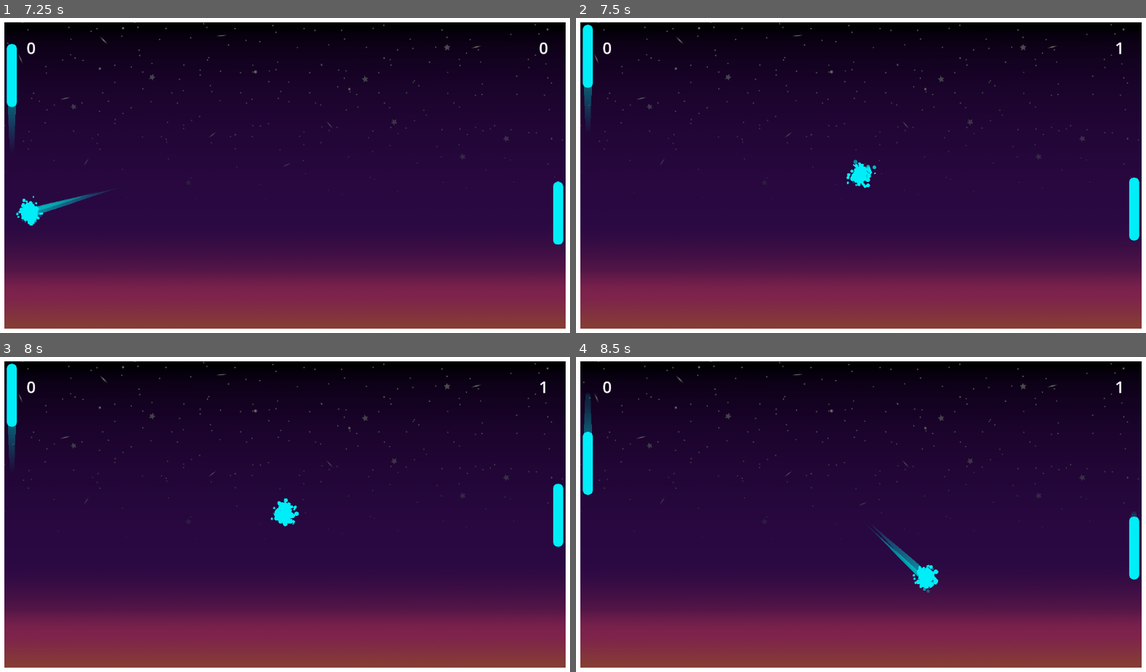
Above: before the commit, frames 1-4 (two rows, left to right).
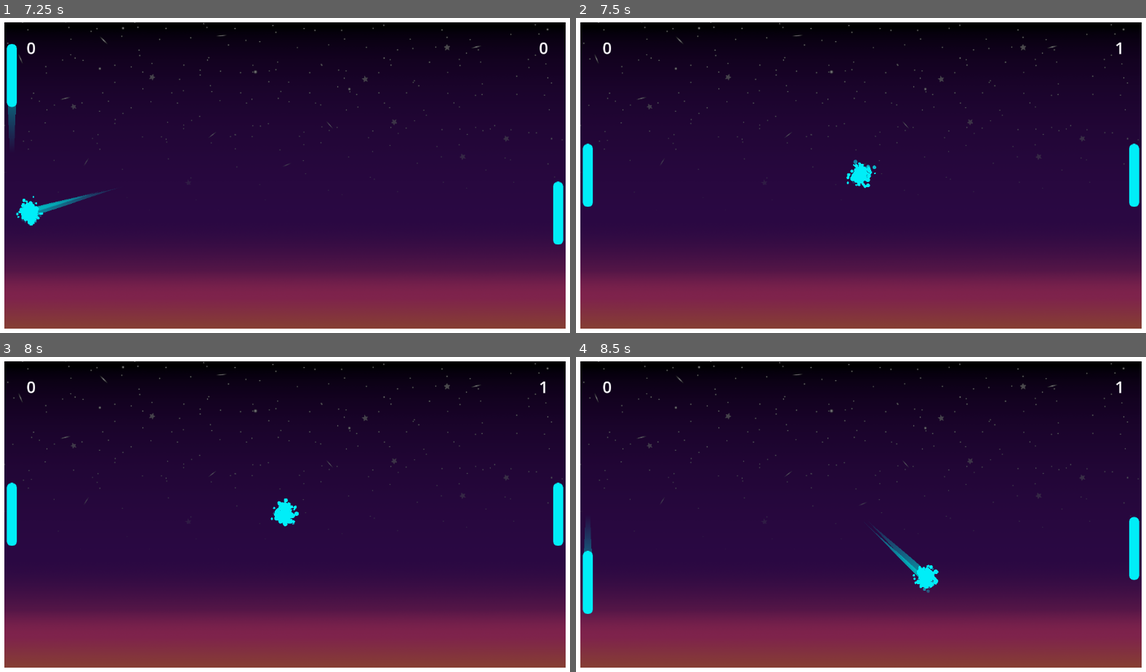
Above: after the commit, the same moments.

Repository: Jcodefox/Fox-Pong
Game: Godot game, scene res://scenes/main_scene.tscn
Two runs of this game, one before a commit and one after it. Both use one fixed random seed, a clock stepped at 60 frames per second and the inputs below.
Inputs:
- Up to frame 1 (7.25 s): hold W (p1_up) 0.53-1.28 s; hold S (p1_down) 1.28-2.03 s; hold W (p1_up) 2.03-3.53 s; hold S (p1_down) 3.53-5.78 s; hold W (p1_up) from 5.78 s (still down)
- Up to frame 2 (7.5 s): keep holding W (p1_up)
- Up to frame 3 (8 s): keep holding W (p1_up)
- Up to frame 4 (8.5 s): release W (p1_up) at 8.03 s; hold S (p1_down) from 8.03 s (still down)

Frame 1 is identical in both runs. In frame 2, 1.3% of the frame differs, in the area x 1-99%, y 2-71%; in frame 3, 0.9%; in frame 4, 1.0%.

Commit message:
Reset paddles between matches

Diff:
--- a/scripts/paddle.gd
+++ b/scripts/paddle.gd
@@ -5,6 +5,8 @@
 @export var player: String = "p1"
 @export var min_y: float = 25.0
 @export var max_y: float = 623.0
+
+@onready var start_pos: Vector2 = position
 
 var height: float
 
@@ -14,11 +16,18 @@
 	height = $CollisionShape2D.shape.size.y
 
 func _physics_process(delta: float) -> void:
-	if is_ai:
-		_ai_movement(delta)
+	if ball.in_play:
+		if is_ai:
+			_ai_movement(delta)
+		else:
+			_player_movement(delta)
 	else:
-		_player_movement(delta)
+		_reset_pos()
 
+func _reset_pos() -> void:
+	position = start_pos
+	for i in range(len($Trail.points)):
+		$Trail.points[i] = Vector2.ZERO
 
 func _player_movement(delta: float) -> void:
 	var motion: float = Input.get_axis(player + "_up", player + "_down")
